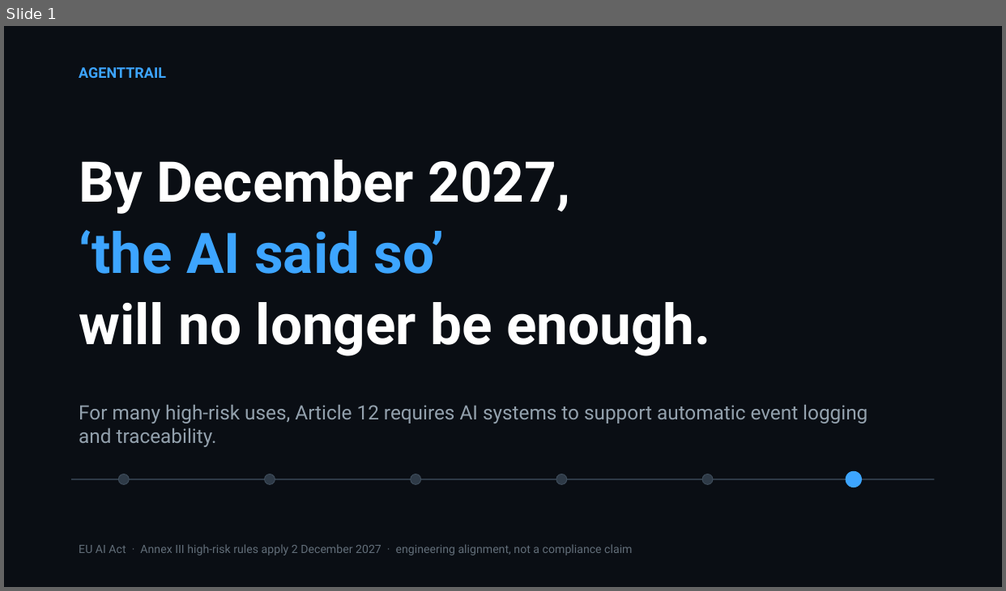
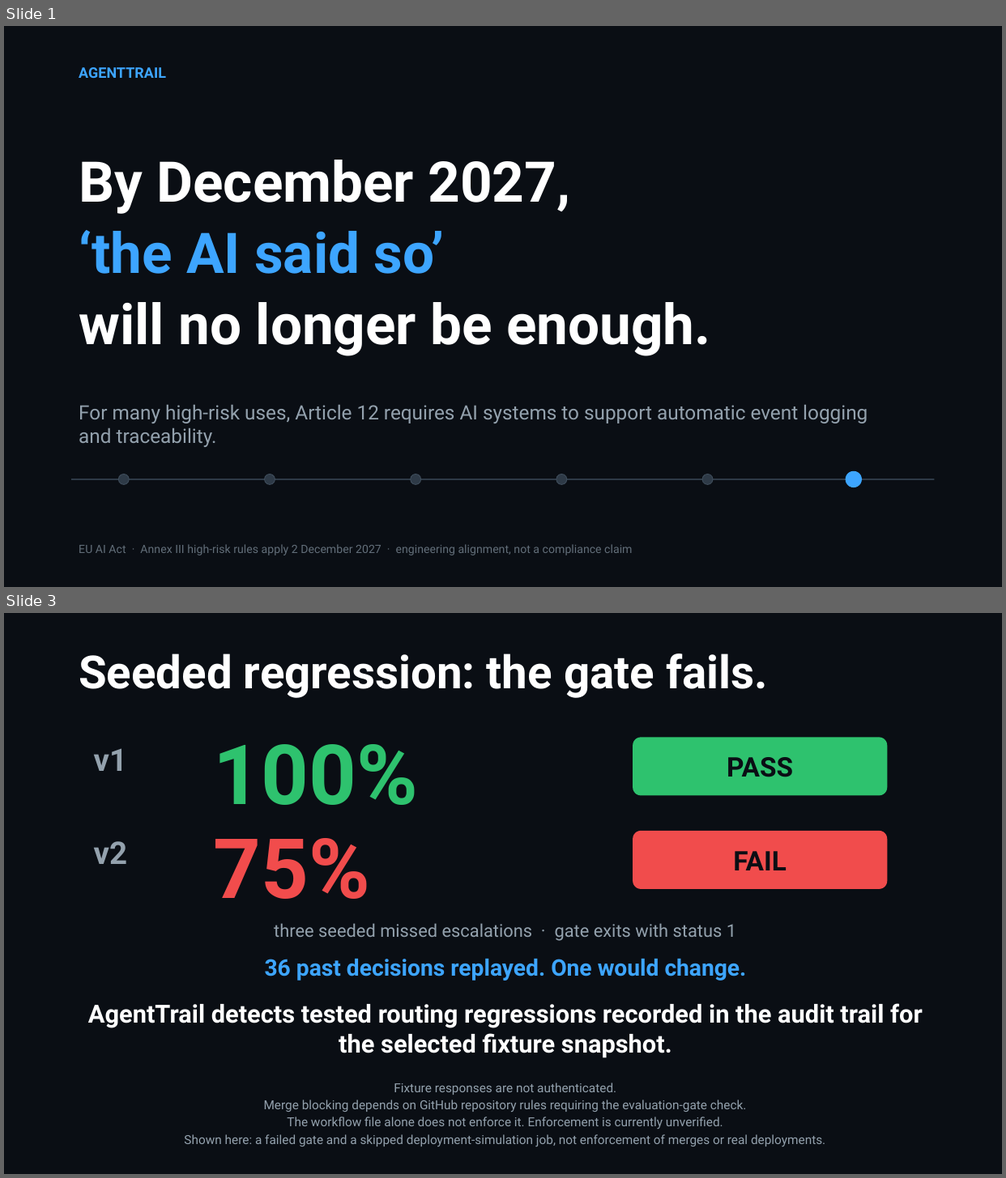
Before and after one commit to SusanaCodes/agenttrail, a slide deck: showcase/AgentTrail-final-showcase.pptx. Shown one above the other, each under a label of ours: slide 1 before the commit, slides 1 and 3 after it; the slides between them are not shown. The pictures are 1006x591 and 1006x1178 pixels, drawn with LibreOffice and Linux fonts; fonts in the diff are those of the drawing. Boxes give left, top, right and bottom in pixels: in the first picture for what was removed or moved away, otherwise in the second. Text is boxed around its words. In the diff, an @@ line names an element or a change of style, - is before the commit and + after.

```diff
--- a/showcase/AgentTrail-final-showcase.pptx
+++ b/showcase/AgentTrail-final-showcase.pptx
@@ slide 3 added at <box>4,613,1002,1174</box>, background #0A0E14 @@
@@ text added at <box>79,653,768,698</box>, 44 pt, text #FFFFFF, bold @@
+Seeded regression: the gate fails.
@@ text added at <box>94,748,127,771</box>, 30 pt, text #93A1AD, bold @@
+v1
@@ text added at <box>214,744,418,805</box>, 80 pt, text #2EC26E, bold @@
+100%
@@ rounded rectangle added at <box>633,737,888,796</box>, fill #2EC26E, 26 pt, text #0A0E14, bold @@
+PASS
@@ rounded rectangle added at <box>633,831,888,889</box>, fill #F14C4C, 26 pt, text #0A0E14, bold @@
+FAIL
@@ text added at <box>94,841,127,864</box>, 30 pt, text #93A1AD, bold @@
+v2
@@ text added at <box>214,838,370,899</box>, 80 pt, text #F14C4C, bold @@
+75%
@@ text added at <box>274,923,736,941</box>, 17 pt, text #93A1AD @@
+three seeded missed escalations · gate exits with status 1
@@ text added at <box>265,959,747,981</box>, 22 pt, text #3DA5FF, bold @@
+36 past decisions replayed. One would change.
@@ text added at <box>88,1003,923,1059</box>, 24 pt, text #FFFFFF, bold @@
+AgentTrail detects tested routing regressions recorded in the audit trail for the selected fixture snapshot.
@@ text added at <box>184,1083,825,1147</box>, 12 pt, text #93A1AD @@
+Fixture responses are not authenticated.
+Merge blocking depends on GitHub repository rules requiring the evaluation-gate check.
+The workflow file alone does not enforce it. Enforcement is currently unverified.
+Shown here: a failed gate and a skipped deployment-simulation job, not enforcement of merges or real deployments.
```
Also in this commit, not shown: 1 slide changed, 1 slide removed, 9 other files.
